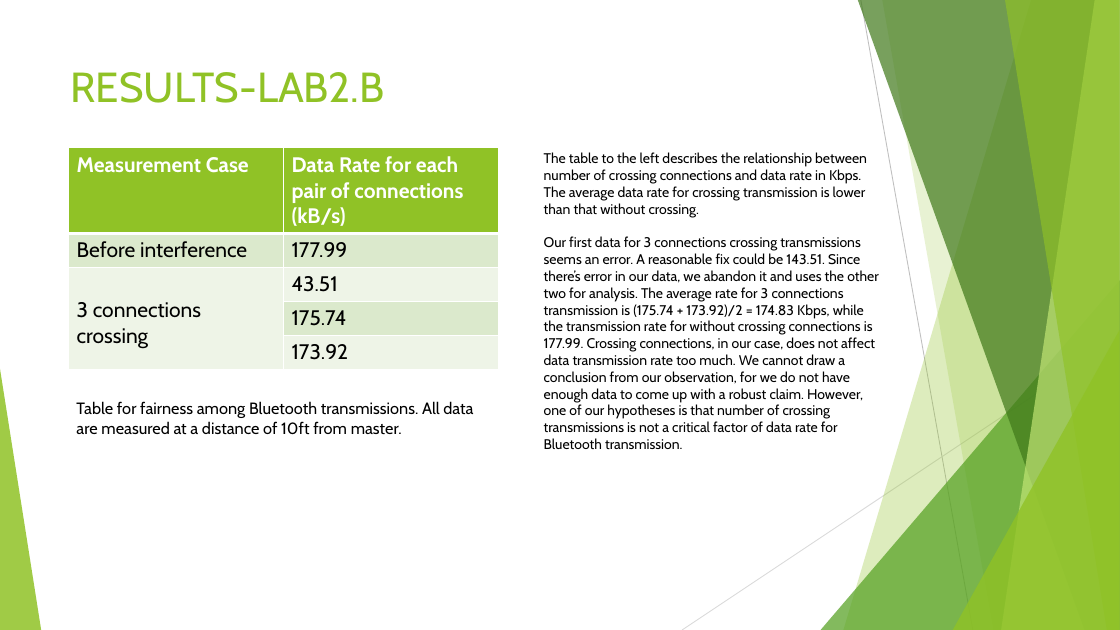
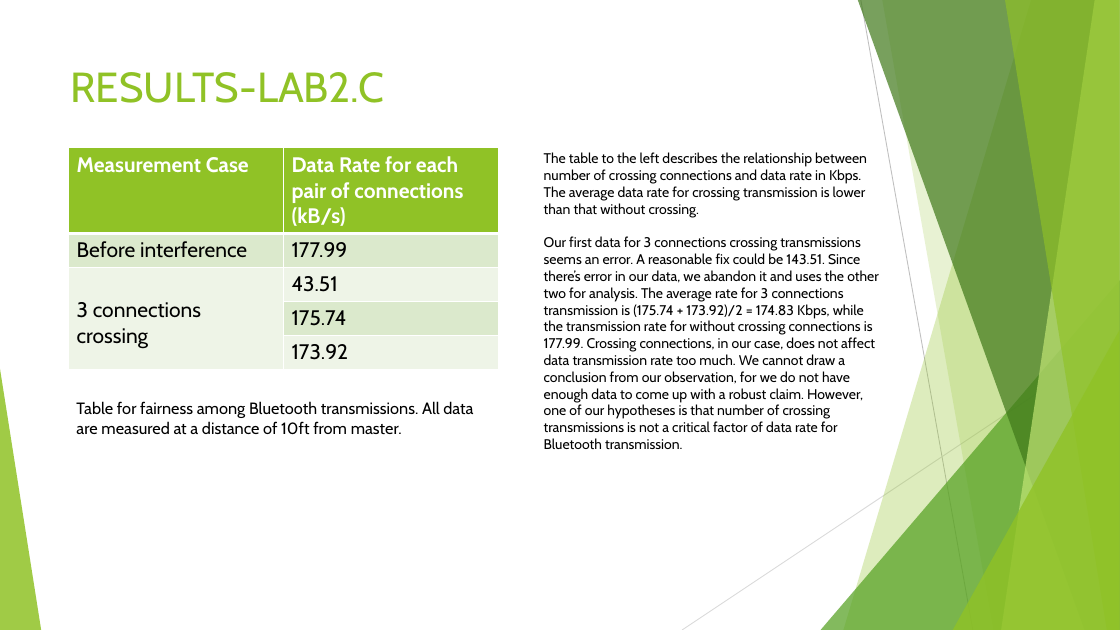
Before and after one commit to JenniferXYZ/cs-117, a slide deck: slide 12 of LAB REPORT.pptx. Drawn at 1120x630 pixels with LibreOffice and Linux fonts; fonts in the diff are those of the drawing. Boxes give left, top, right and bottom in pixels: in the first picture for what was removed or moved away, otherwise in the second. Text is boxed around its words. In the diff, an @@ line names an element or a change of style, - is before the commit and + after.

```diff
--- a/LAB REPORT.pptx
+++ b/LAB REPORT.pptx
@@ title at (x1=71, y1=72, x2=385, y2=103): text changed @@
-RESULTS-LAB2.B
+RESULTS-LAB2.C
```
Also in this commit, not shown: 4 other slides changed, 3 slides added, 2 slides removed.
